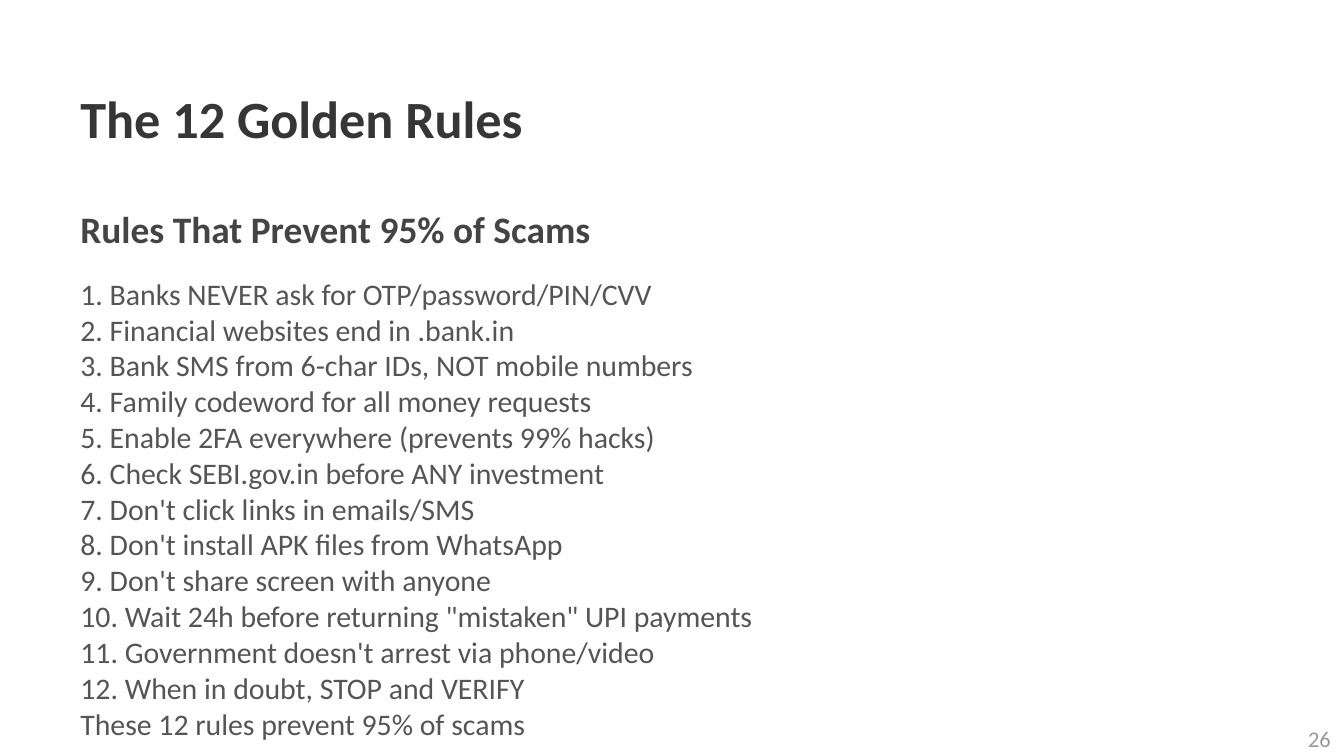
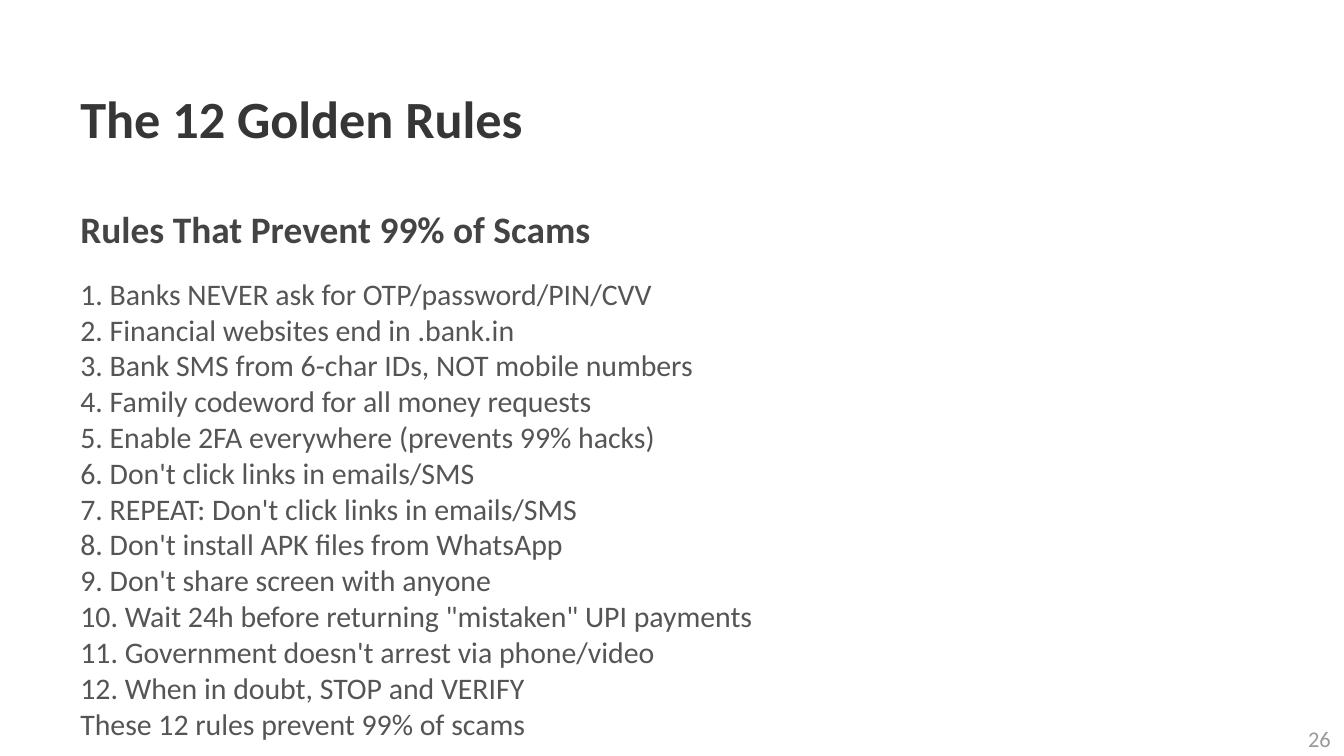
Before and after one commit to astatine-/rbhn_static, a slide deck: slide 28 of digismart/presentation-en.pptx (slide 27 before the commit). Drawn at 1344x756 pixels with LibreOffice and Linux fonts; fonts in the diff are those of the drawing. Boxes give left, top, right and bottom in pixels: in the first picture for what was removed or moved away, otherwise in the second. Text is boxed around its words. In the diff, an @@ line names an element or a change of style, - is before the commit and + after.

```diff
--- a/digismart/presentation-en.pptx
+++ b/digismart/presentation-en.pptx
@@ text at [80, 216, 590, 244]: text changed @@
-Rules That Prevent 95% of Scams
+Rules That Prevent 99% of Scams
@@ text at [80, 463, 576, 522]: text changed @@
-6. Check SEBI.gov.in before ANY investment
-7. Don't click links in emails/SMS
+6. Don't click links in emails/SMS
+7. REPEAT: Don't click links in emails/SMS
@@ text at [80, 714, 525, 740]: text changed @@
-These 12 rules prevent 95% of scams
+These 12 rules prevent 99% of scams
```
Also in this commit, not shown: 21 other slides changed, 1 slide added, 6 other files.
